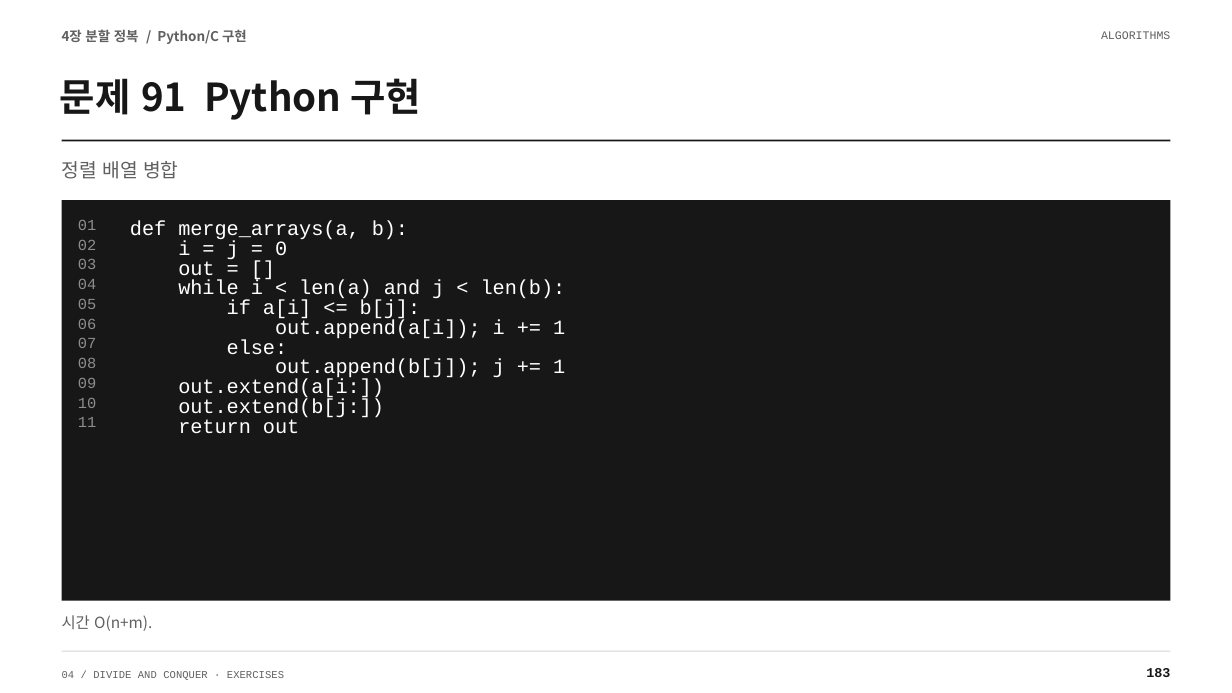
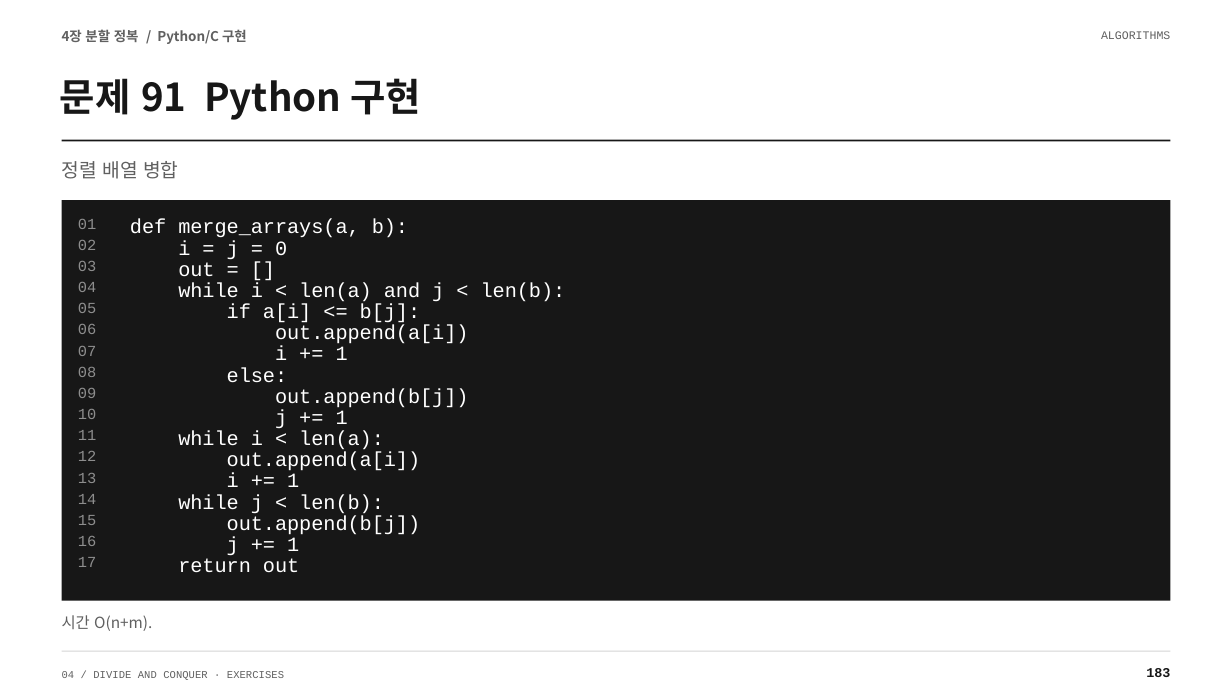
Before and after one commit to Sangdon-Park/Sangdon-Park.github.io, a slide deck: slide 183 of data/알고리즘/4장_연습문제_100문항_수업용.pptx. Drawn at 1232x693 pixels with LibreOffice and Linux fonts; fonts in the diff are those of the drawing. Boxes give left, top, right and bottom in pixels: in the first picture for what was removed or moved away, otherwise in the second. Text is boxed around its words. In the diff, an @@ line names an element or a change of style, - is before the commit and + after.

Commit message:
fix: teach merge remainder copying with explicit loops

```diff
--- a/data/알고리즘/4장_연습문제_100문항_수업용.pptx
+++ b/data/알고리즘/4장_연습문제_100문항_수업용.pptx
@@ text at (x1=275, y1=325, x2=469, y2=346): text changed @@
-out.append(a[i]); i += 1
+out.append(a[i])
@@ text added at (x1=275, y1=346, x2=348, y2=360), 15.8 pt, text #FFFFFF @@
+i += 1
@@ 3 texts moved together from (x1=78, y1=338, x2=96, y2=388) to (x1=78, y1=346, x2=96, y2=398) @@
@@ text "else:" moved from (x1=227, y1=339, x2=288, y2=355) to (x1=227, y1=367, x2=288, y2=383) @@
@@ text at (x1=275, y1=388, x2=469, y2=408): text changed @@
-out.extend(b[j:])
+out.append(b[j])
@@ text "10" moved from (x1=78, y1=398, x2=96, y2=408) to (x1=78, y1=409, x2=96, y2=419) @@
@@ text added at (x1=275, y1=410, x2=348, y2=431), 15.8 pt, text #FFFFFF @@
+j += 1
@@ text "11" moved from (x1=78, y1=417, x2=96, y2=427) to (x1=78, y1=430, x2=96, y2=440) @@
@@ text added at (x1=178, y1=431, x2=384, y2=452), 15.8 pt, text #FFFFFF @@
+while i < len(a):
@@ text added at (x1=78, y1=451, x2=96, y2=461), 12 pt, text #8D8D8D @@
+12
@@ text added at (x1=78, y1=473, x2=96, y2=483), 12 pt, text #8D8D8D @@
+13
@@ text at (x1=227, y1=452, x2=421, y2=473): text changed @@
-out.extend(a[i:])
+out.append(a[i])
@@ text added at (x1=227, y1=473, x2=299, y2=487), 15.8 pt, text #FFFFFF @@
+i += 1
@@ text added at (x1=78, y1=494, x2=96, y2=504), 12 pt, text #8D8D8D @@
+14
@@ text added at (x1=178, y1=494, x2=384, y2=514), 15.8 pt, text #FFFFFF @@
+while j < len(b):
@@ text added at (x1=78, y1=515, x2=96, y2=525), 12 pt, text #8D8D8D @@
+15
@@ text added at (x1=78, y1=536, x2=96, y2=546), 12 pt, text #8D8D8D @@
+16
@@ text at (x1=227, y1=515, x2=421, y2=535): text changed @@
-out.append(b[j]); j += 1
+out.append(b[j])
@@ text added at (x1=227, y1=537, x2=299, y2=556), 15.8 pt, text #FFFFFF @@
+j += 1
@@ text added at (x1=78, y1=557, x2=96, y2=567), 12 pt, text #8D8D8D @@
+17
@@ line spacing 1.08 to 1 in 17 elements at (x1=130, y1=219, x2=408, y2=238), (x1=178, y1=240, x2=287, y2=260), (x1=178, y1=262, x2=214, y2=277), (x1=178, y1=283, x2=566, y2=304), (x1=227, y1=304, x2=421, y2=325), (x1=78, y1=240, x2=96, y2=250), (x1=78, y1=261, x2=96, y2=271), (x1=78, y1=282, x2=96, y2=292), (x1=78, y1=303, x2=96, y2=313), (x1=78, y1=324, x2=96, y2=334), (x1=78, y1=346, x2=96, y2=356), (x1=78, y1=367, x2=96, y2=377), (x1=78, y1=388, x2=96, y2=398), (x1=78, y1=409, x2=96, y2=419), (x1=78, y1=430, x2=96, y2=440), (x1=227, y1=367, x2=288, y2=383), (x1=178, y1=558, x2=299, y2=572) @@
@@ text "return out" moved from (x1=178, y1=419, x2=299, y2=433) to (x1=178, y1=558, x2=299, y2=572) @@
```
Also in this commit, not shown: 5 other files.
